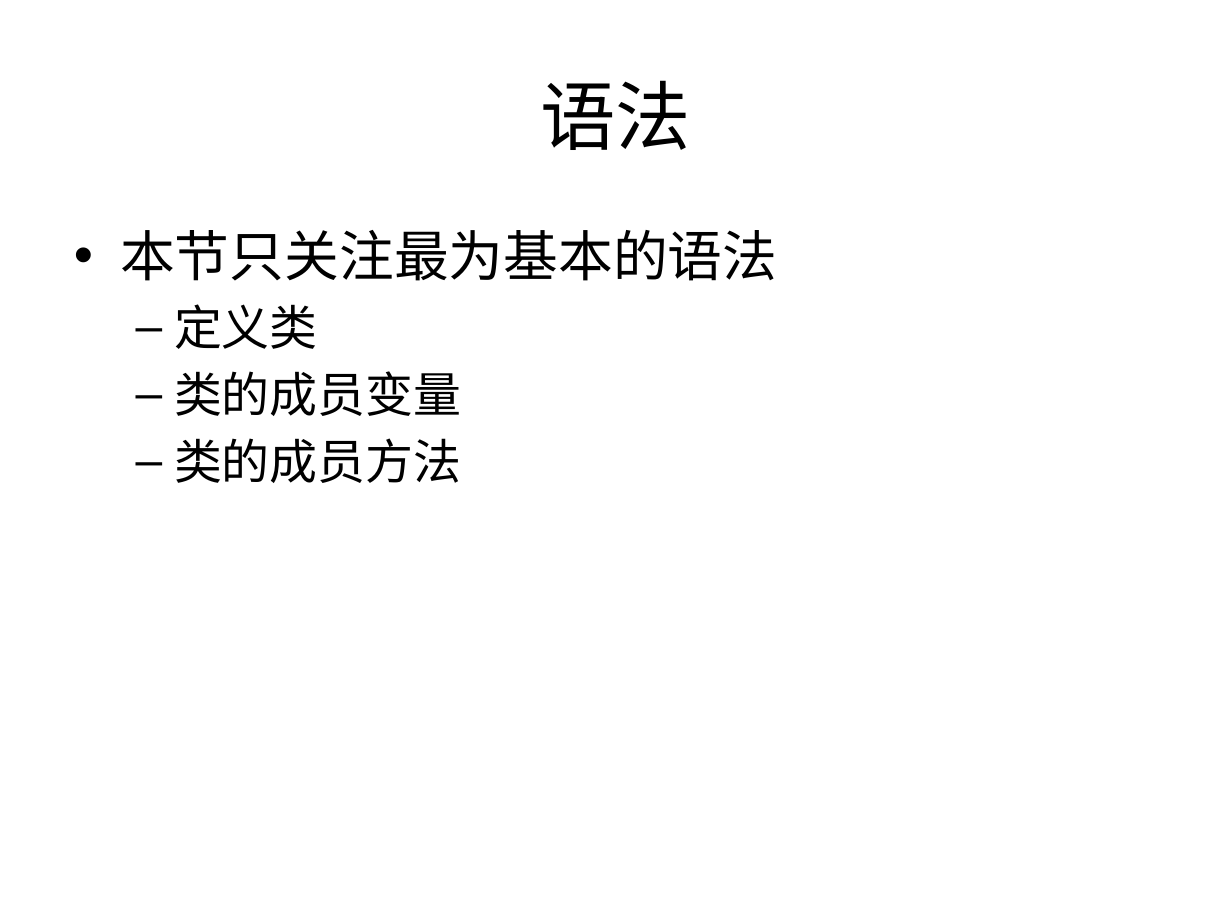
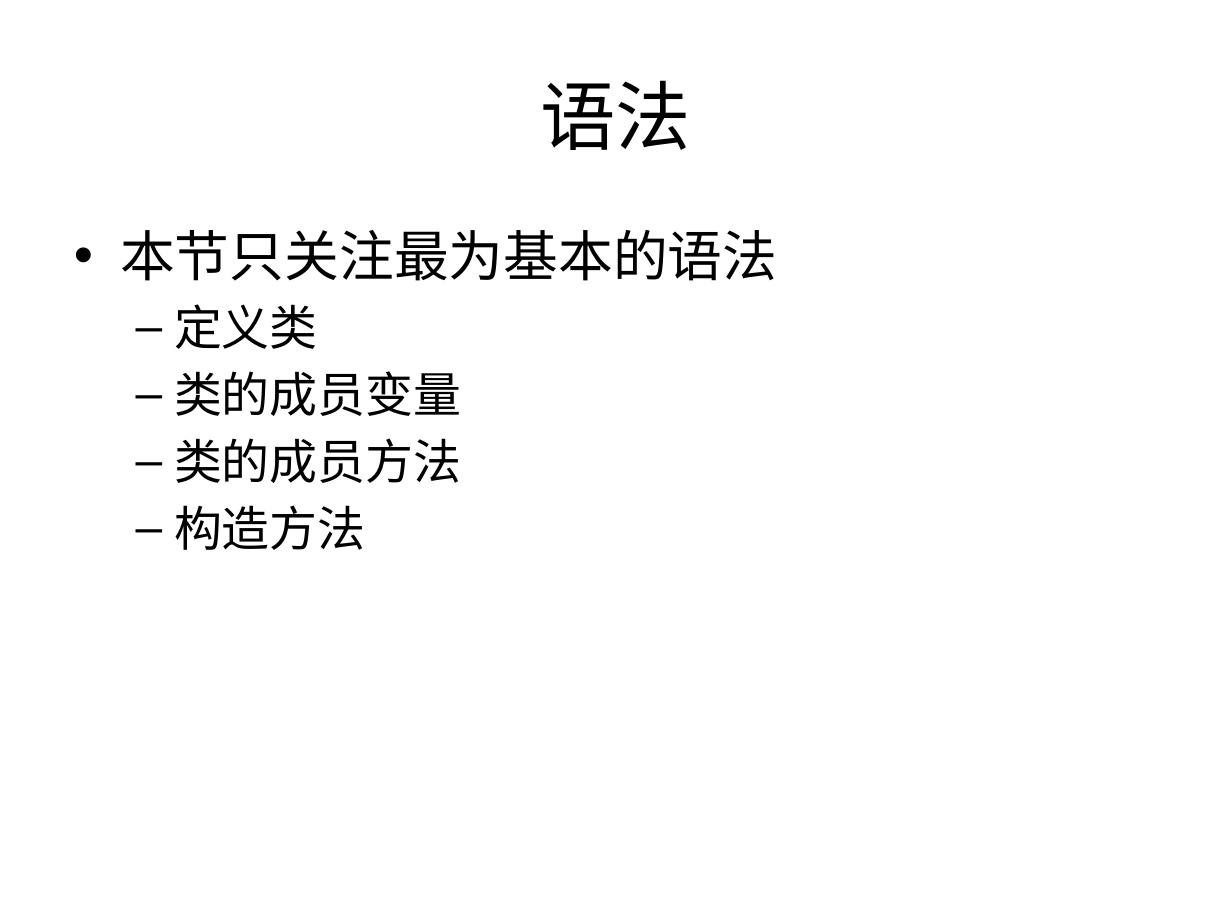
Before and after one commit to zhutao2015/JavaCourse, a slide deck: slide 3 of lesson3/class1.pptx. Drawn at 1232x924 pixels with LibreOffice and Linux fonts; fonts in the diff are those of the drawing. Boxes give left, top, right and bottom in pixels: in the first picture for what was removed or moved away, otherwise in the second. Text is boxed around its words. In the diff, an @@ line names an element or a change of style, - is before the commit and + after.

```diff
--- a/lesson3/class1.pptx
+++ b/lesson3/class1.pptx
@@ text at [174, 505, 365, 550]: paragraph added @@
+  – 构造方法
```
Also in this commit, not shown: 1 other slide changed.
